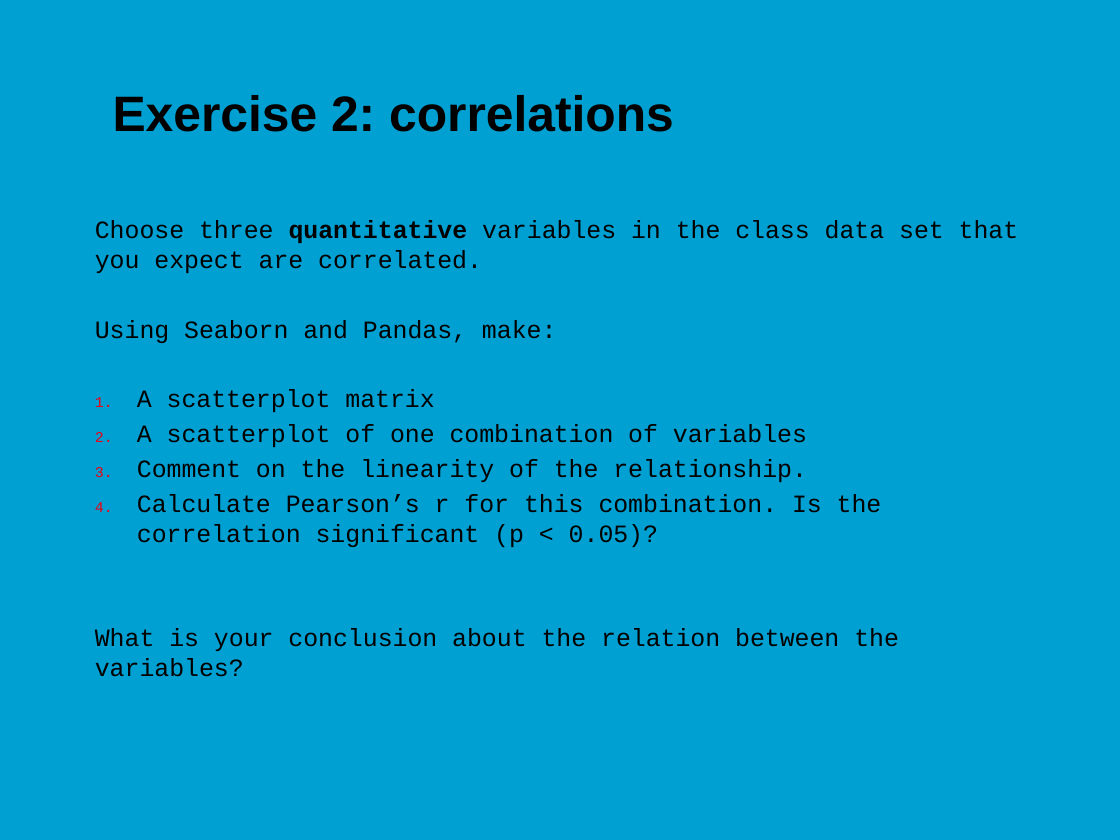
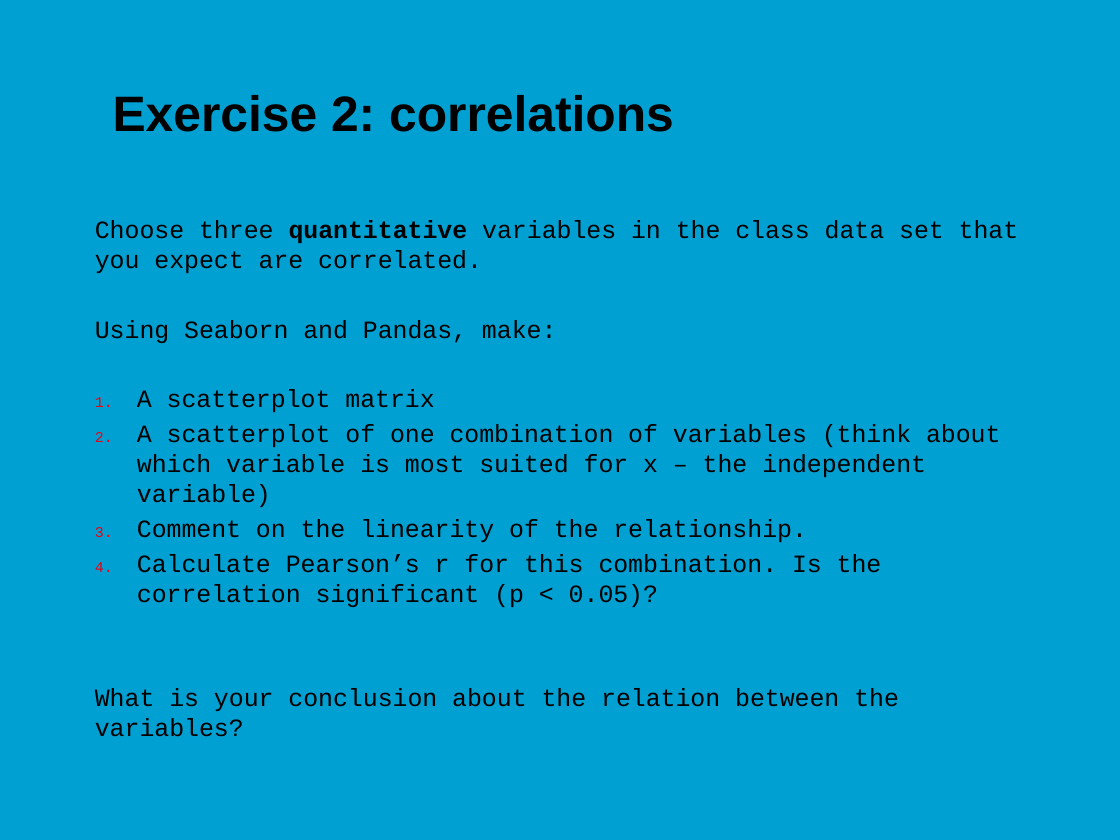
Before and after one commit to jonasmoons/data-driven-learning, a slide deck: slide 24 of slides/ddl-w4l2.pptx (slide 18 before the commit). Drawn at 1120x840 pixels with LibreOffice and Linux fonts; fonts in the diff are those of the drawing; background and template pictures are left out. Boxes give left, top, right and bottom in pixels: in the first picture for what was removed or moved away, otherwise in the second. Text is boxed around its words. In the diff, an @@ line names an element or a change of style, - is before the commit and + after.

```diff
--- a/slides/ddl-w4l2.pptx
+++ b/slides/ddl-w4l2.pptx
@@ text at <box>137,424,1000,507</box>: text changed @@
-2. A scatterplot of one combination of variables
+2. A scatterplot of one combination of variables (think about which variable is most suited for x – the independent variable)
```
Also in this commit, not shown: 13 other slides changed, 10 slides added, 4 slides removed, 3 other files.
